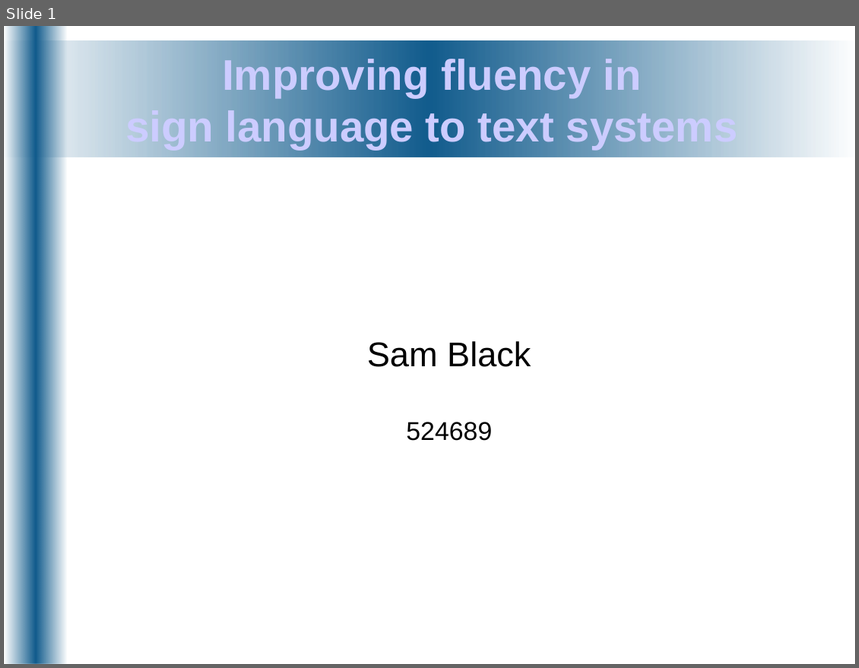
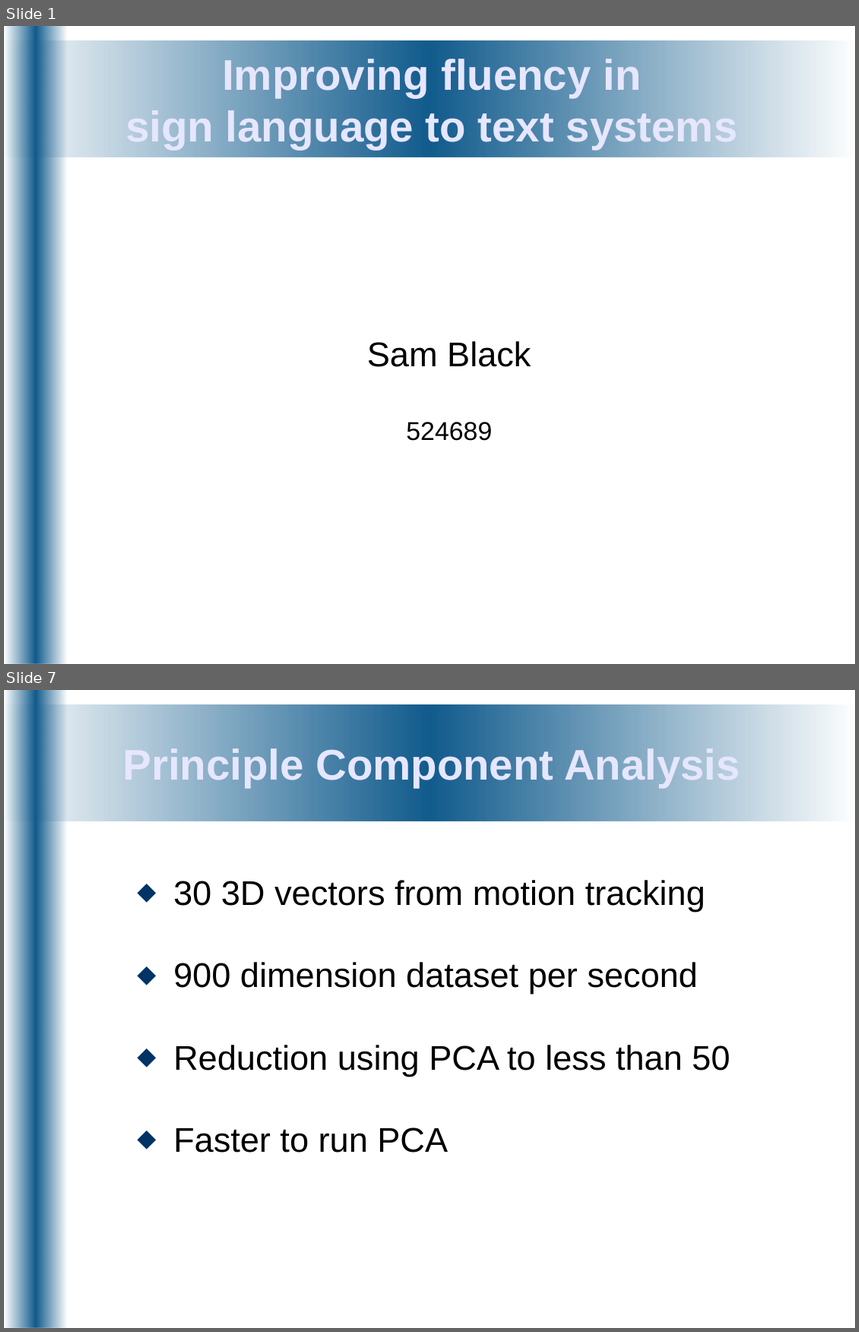
Before and after one commit to DorisGao/personal-uni, a slide deck: ee4p/docs/Presentations/bench_inspect-0812071414.odp. Shown one above the other, each under a label of ours: slide 1 before the commit, slides 1 and 7 after it; the slides between them are not shown. The pictures are 859x668 and 859x1332 pixels, drawn with LibreOffice and Linux fonts; fonts in the diff are those of the drawing. Boxes give left, top, right and bottom in pixels: in the first picture for what was removed or moved away, otherwise in the second. Text is boxed around its words. In the diff, an @@ line names an element or a change of style, - is before the commit and + after.

```diff
--- a/ee4p/docs/Presentations/bench_inspect-0812071414.odp
+++ b/ee4p/docs/Presentations/bench_inspect-0812071414.odp
@@ slide 7 added at <box>4,690,855,1328</box>, background #FFFFFF; not listed: 2 template elements that a slide beside it also shows @@
@@ title added at <box>123,745,740,787</box>, 40 pt, text #E6E6FF, bold @@
+Principle Component Analysis
@@ text added at <box>173,880,730,1153</box>, 32 pt, text #000000 @@
+⬥ 30 3D vectors from motion tracking
+⬥ 900 dimension dataset per second
+⬥ Reduction using PCA to less than 50
+⬥ Faster to run PCA
@@ slide 1 changed as well @@
@@ title "Improving fluency in sign language ..." at <box>126,56,738,149</box>: text colour #CCCCFF to #E6E6FF @@
```
Also in this commit, not shown: 13 other slides added, 8 slides removed, 1 other file.
